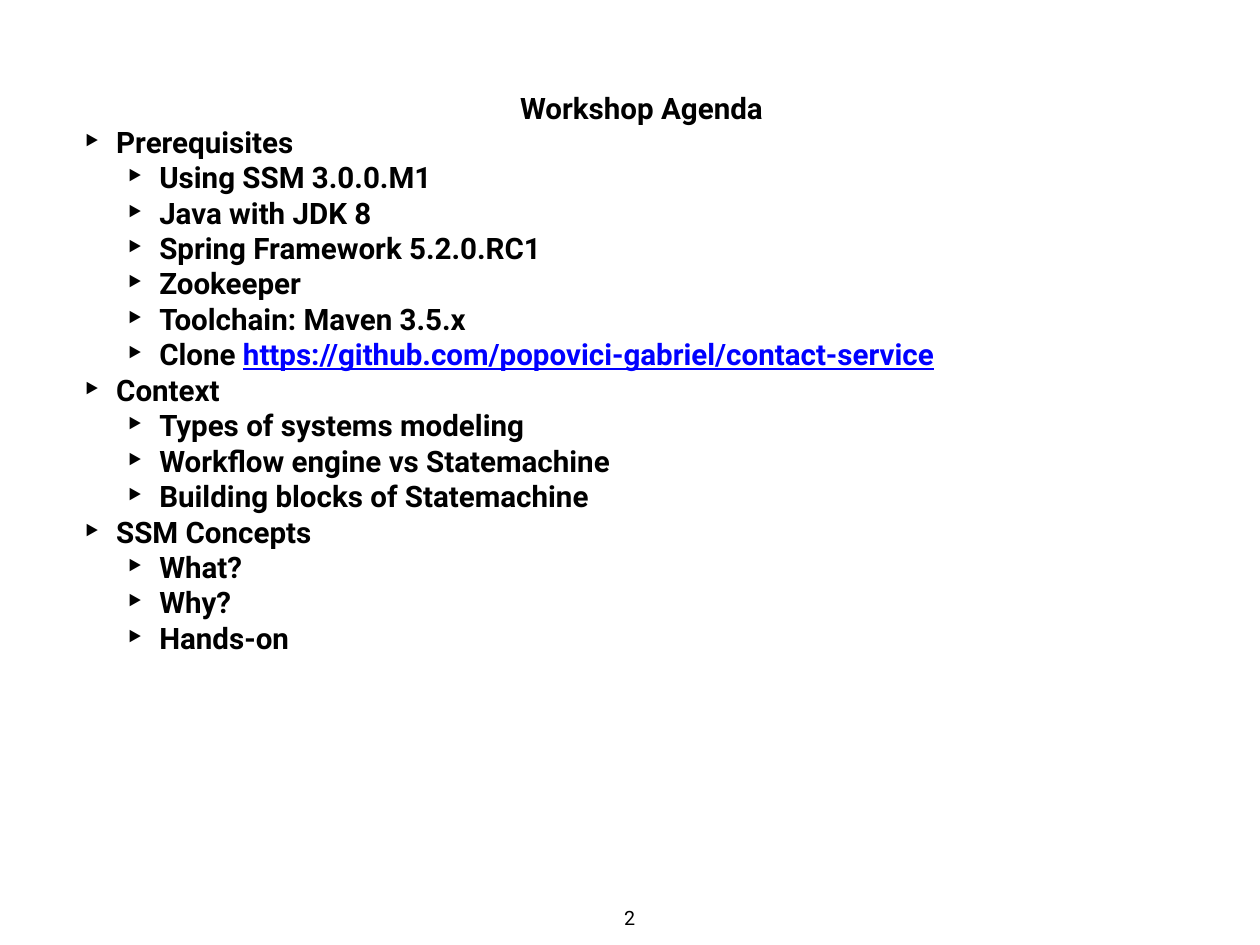
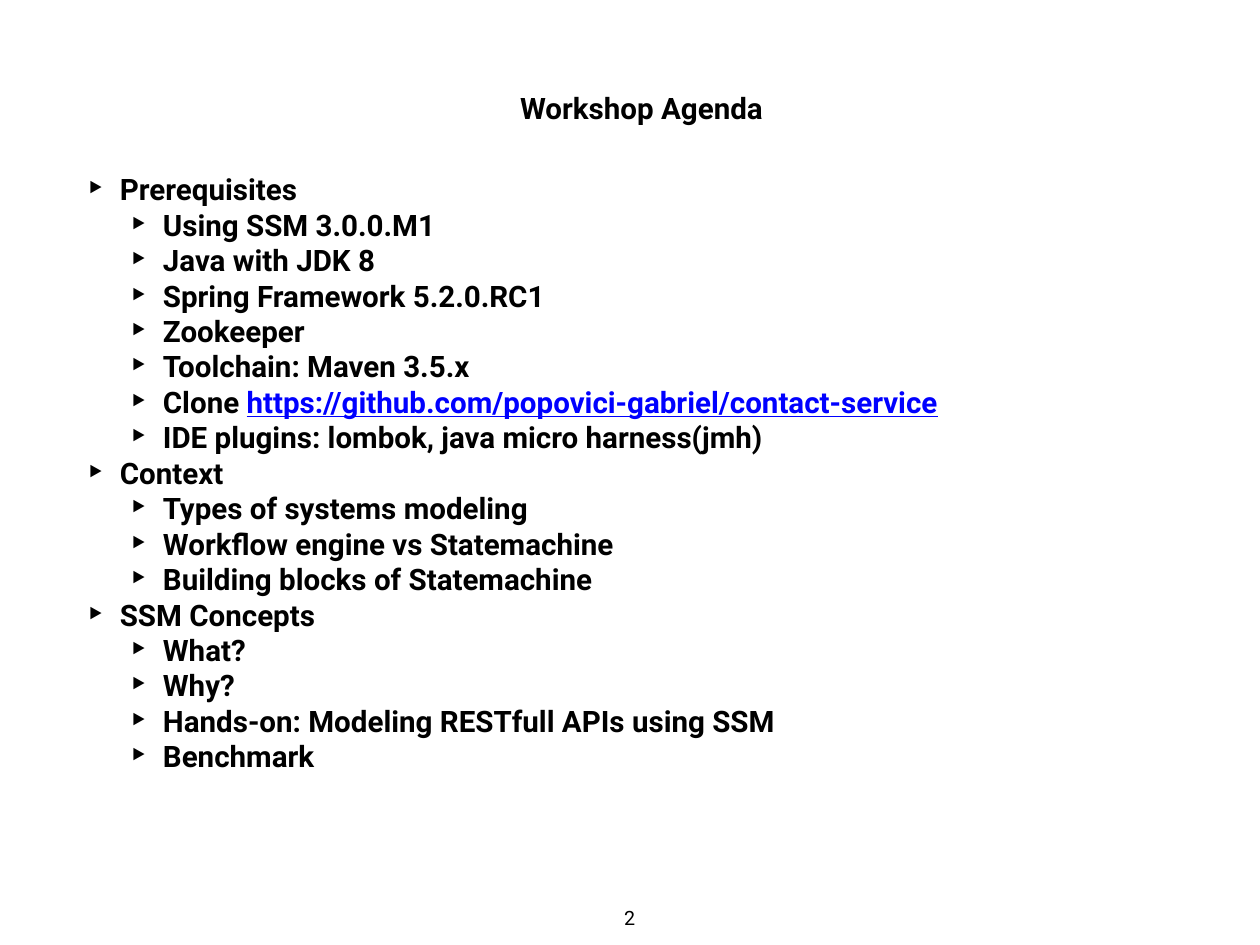
Before and after one commit to popovici-gabriel/contact-service, a slide deck: slide 2 of presentation/SSM.pptx. Drawn at 1260x945 pixels with LibreOffice and Linux fonts; fonts in the diff are those of the drawing. Boxes give left, top, right and bottom in pixels: in the first picture for what was removed or moved away, otherwise in the second. Text is boxed around its words. In the diff, an @@ line names an element or a change of style, - is before the commit and + after.

Commit message:
add create update delete JMH benchmark

```diff
--- a/presentation/SSM.pptx
+++ b/presentation/SSM.pptx
@@ text "Prerequisites" moved from (x1=116, y1=131, x2=934, y2=650) to (x1=120, y1=178, x2=938, y2=768) @@
@@ text at (x1=163, y1=425, x2=763, y2=455): paragraph added @@
+  ‣ IDE plugins: lombok, java micro harness(jmh)
@@ text at (x1=163, y1=709, x2=774, y2=768): text changed @@
-  ‣ Hands-on
+  ‣ Hands-on: Modeling RESTfull APIs using SSM
+  ‣ Benchmark
```
Also in this commit, not shown: 1 other slide changed, 1 slide added, 2 other files.
